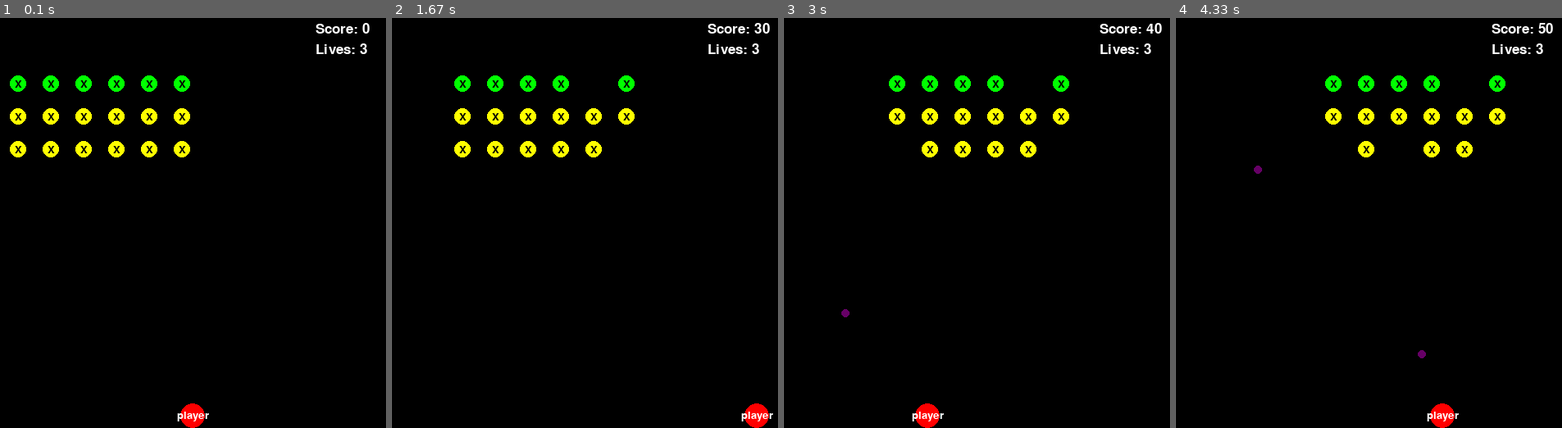
Above: before the commit, frames 1-4 (left to right).
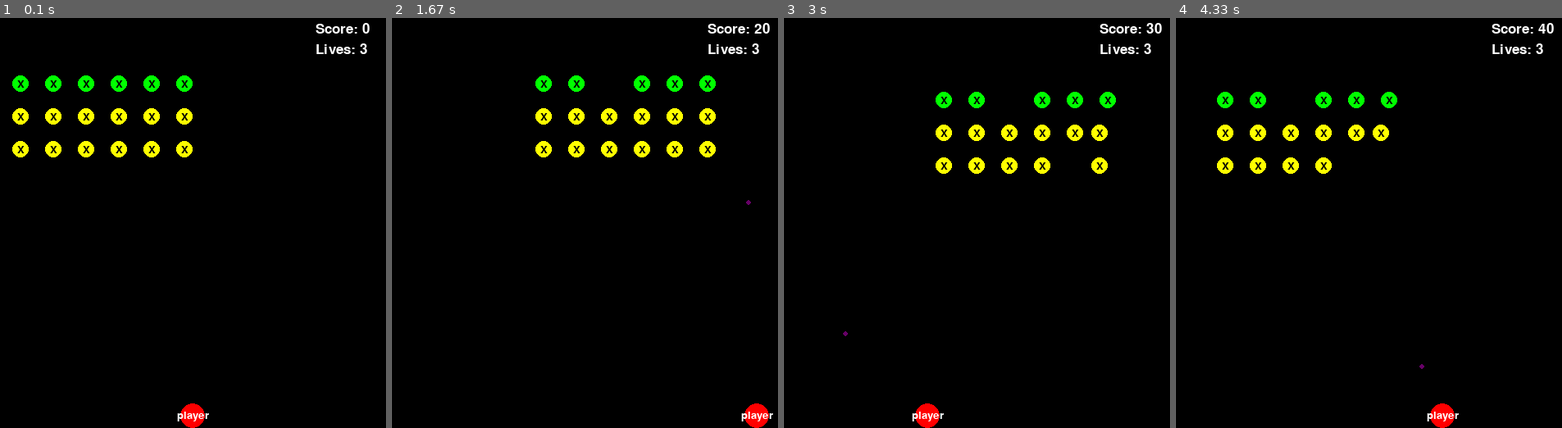
Above: after the commit, the same moments.

Repository: Timhobson-source/space-invaders-pygame
Game: pygame game, started from main.py
Two runs of this game, one before a commit and one after it. Both use one fixed random seed, a clock stepped at 60 frames per second and the inputs below.
Inputs:
- Up to frame 1 (0.1 s): no input
- Up to frame 2 (1.67 s): tap Space at 0.33, 0.73, 1.03, 1.23, 1.53 s; hold Right 0.67-1.13 s; hold Right 1.17-1.63 s
- Up to frame 3 (3 s): hold Left 1.67-2.2 s; tap Space at 1.73, 2.03, 2.3, 2.73 s; hold Left 2.23-2.63 s; hold Right from 2.67 s (still down)
- Up to frame 4 (4.33 s): tap Space at 3.03, 3.4, 3.7, 3.9, 4.2 s; release Right at 3.3 s; hold Left 3.33-3.8 s; hold Right 3.83-4.3 s

The runs differ from the first frame. In frame 1, 1.5% of the frame differs, in the area x 2-50%, y 14-34%; in frame 2, 4.0%, in the area x 16-96%, y 1-46%; in frame 3, 3.8%; in frame 4, 3.6%.

Commit message:
update stuff

Diff:
--- a/config/conf.yaml
+++ b/config/conf.yaml
@@ -8,14 +8,15 @@
 
 player:
   bullet:
-    speed: 25
-    radius: 5
+    speed: 20
+    radius: 3
+    recoil: 0.6
 
 enemy:
   standard_point_value: 10
   shooter_point_value: 20
   shooting_frequency: 0.2
-  speed: 2
+  speed: 5
   radius: 10
   bullet:
     speed: 10
--- a/src/screen_objects.py
+++ b/src/screen_objects.py
@@ -20,7 +20,7 @@
 PURPLE = (102, 0, 102)
 GREEN = (0, 255, 0)
 
-PLAYER_SHOOTING_RECOIL_TIME = 0.3  # seconds
+PLAYER_SHOOTING_RECOIL_TIME = config['player']['bullet']['recoil']  # seconds
 ENEMY_SHOOTING_RECOIL_TIME = 3  # seconds
 # TODO - ^Make this variable for different levels of difficulty
 
Not shown, changed: Readme.md
